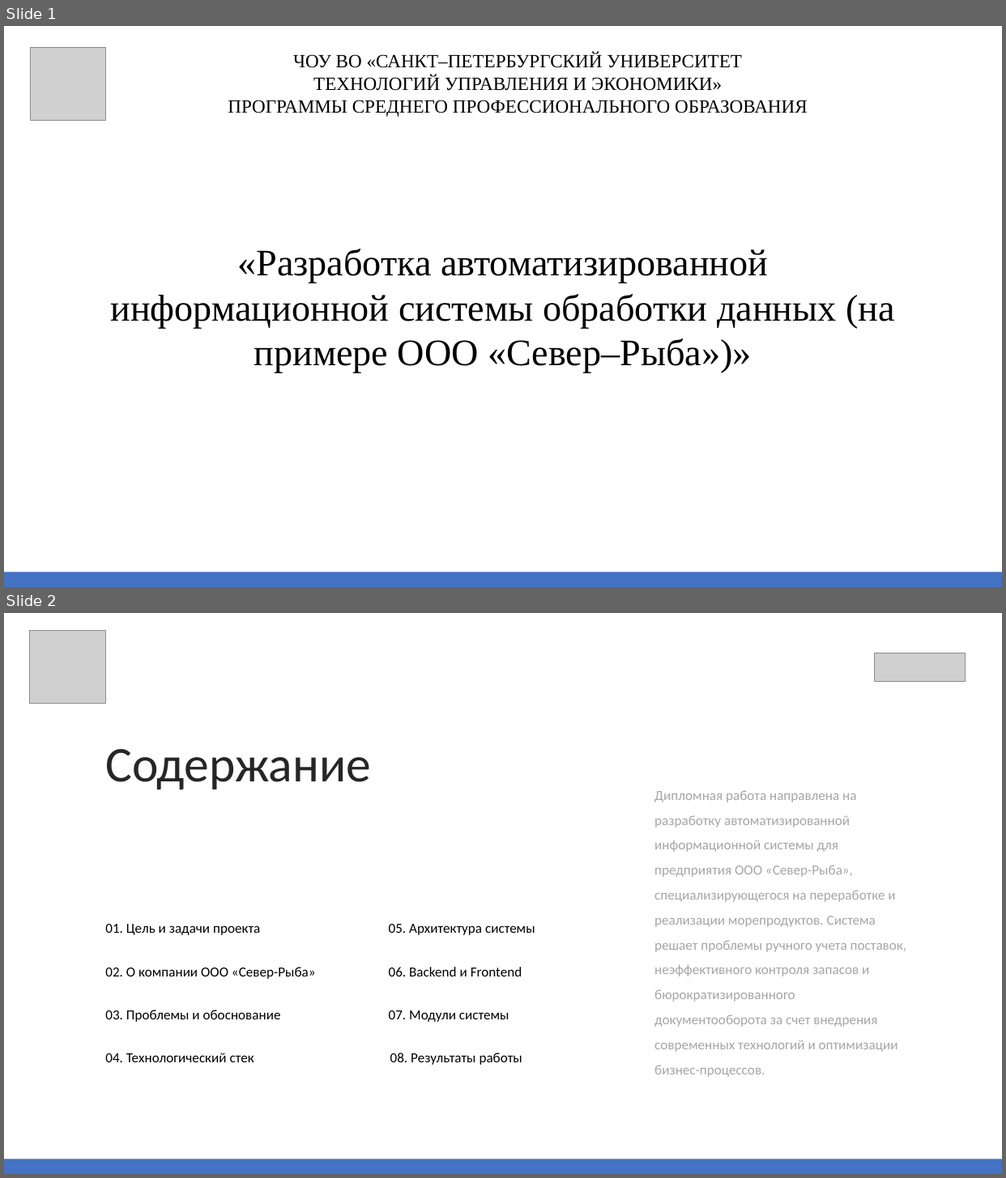
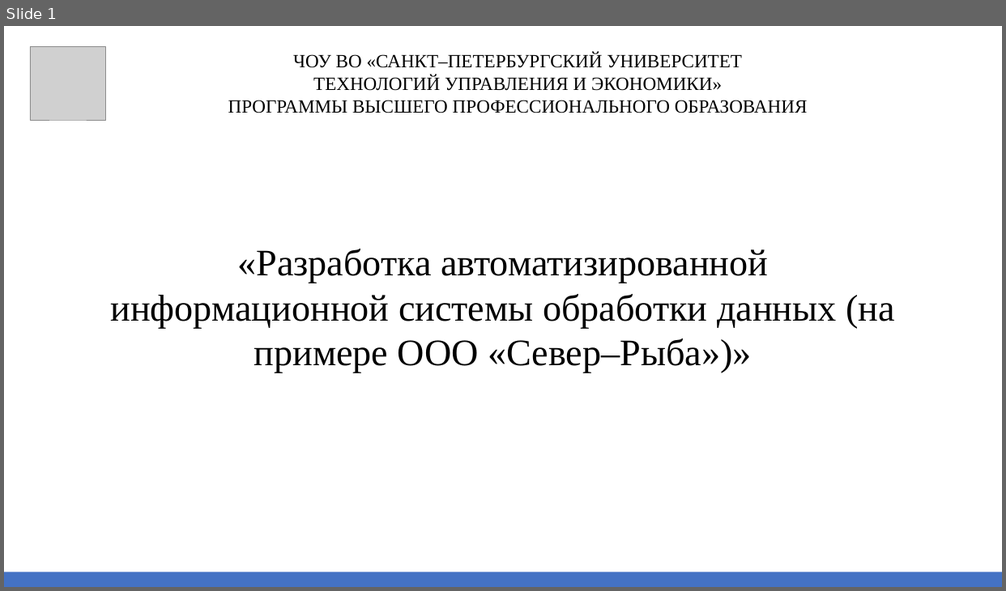
Before and after one commit to katarymba/preza, a slide deck: Презентация.pptx. Shown one above the other, each under a label of ours: slides 1 and 2 before the commit, slide 1 after it. The pictures are 1006x1178 and 1006x591 pixels, drawn with LibreOffice and Linux fonts; fonts in the diff are those of the drawing; grey boxes stand for pictures. Boxes give left, top, right and bottom in pixels: in the first picture for what was removed or moved away, otherwise in the second. Text is boxed around its words. In the diff, an @@ line names an element or a change of style, - is before the commit and + after.

```diff
--- a/Презентация.pptx
+++ b/Презентация.pptx
@@ slide 2 removed at box(4, 613, 1002, 1174), background #FFFFFF; not listed: 1 template element that a slide beside it also shows @@
@@ picture removed at box(29, 631, 105, 704) @@
@@ picture removed at box(874, 653, 965, 681) @@
@@ text removed at box(105, 749, 371, 790) @@
-Содержание
@@ text removed at box(654, 790, 906, 1077) @@
-Дипломная работа направлена на разработку автоматизированной информационной системы для предприятия ООО «Север-Рыба», специализирующегося на переработке и реализации морепродуктов. Система решает проблемы ручного учета поставок, неэффективного контроля запасов и бюрократизированного документооборота за счет внедрения современных технологий и оптимизации бизнес-процессов.
@@ text removed at box(105, 924, 260, 935) @@
-01. Цель и задачи проекта
@@ text removed at box(389, 924, 535, 935) @@
-05. Архитектура системы
@@ text removed at box(105, 967, 316, 979) @@
-02. О компании ООО «Север-Рыба»
@@ text removed at box(389, 967, 522, 977) @@
-06. Backend и Frontend
@@ text removed at box(105, 1010, 281, 1022) @@
-03. Проблемы и обоснование
@@ text removed at box(389, 1011, 509, 1022) @@
-07. Модули системы
@@ text removed at box(105, 1053, 254, 1063) @@
-04. Технологический стек
@@ text removed at box(390, 1053, 522, 1065) @@
-08. Результаты работы
@@ slide 1 changed as well @@
@@ text at box(228, 100, 808, 113): text changed @@
-ПРОГРАММЫ СРЕДНЕГО ПРОФЕССИОНАЛЬНОГО ОБРАЗОВАНИЯ
+ПРОГРАММЫ ВЫСШЕГО ПРОФЕССИОНАЛЬНОГО ОБРАЗОВАНИЯ
```
Also in this commit, not shown: 5 other slides changed, 13 slides added, 6 other slides removed.
